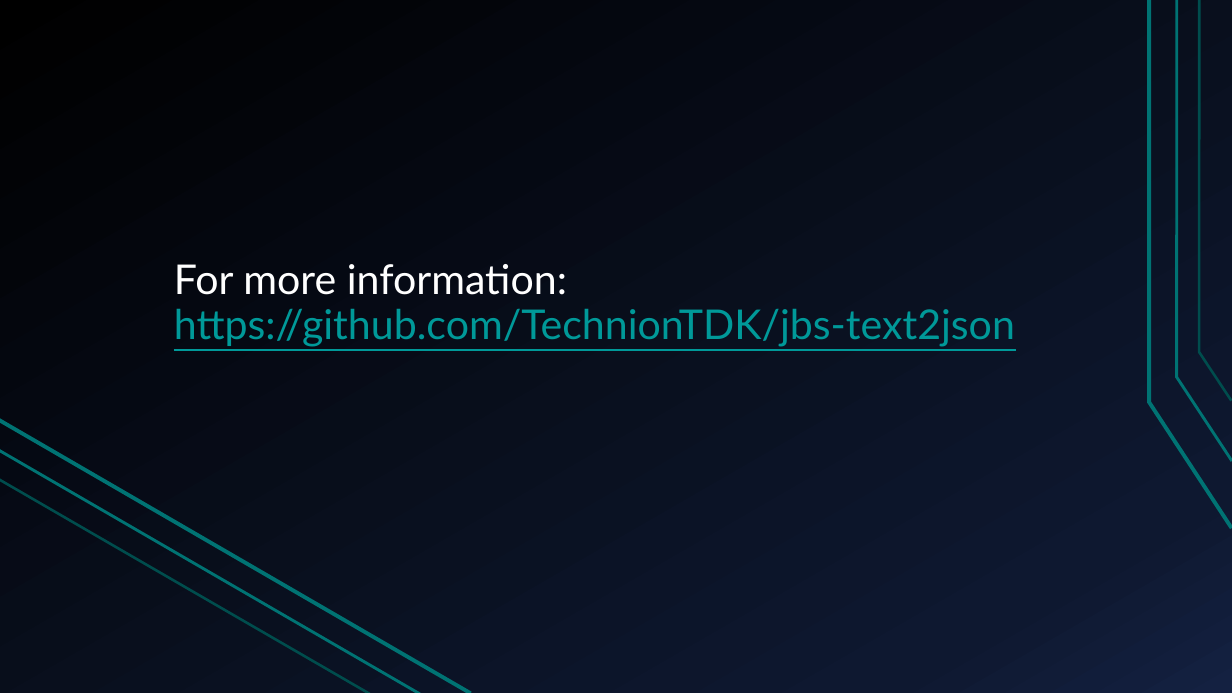
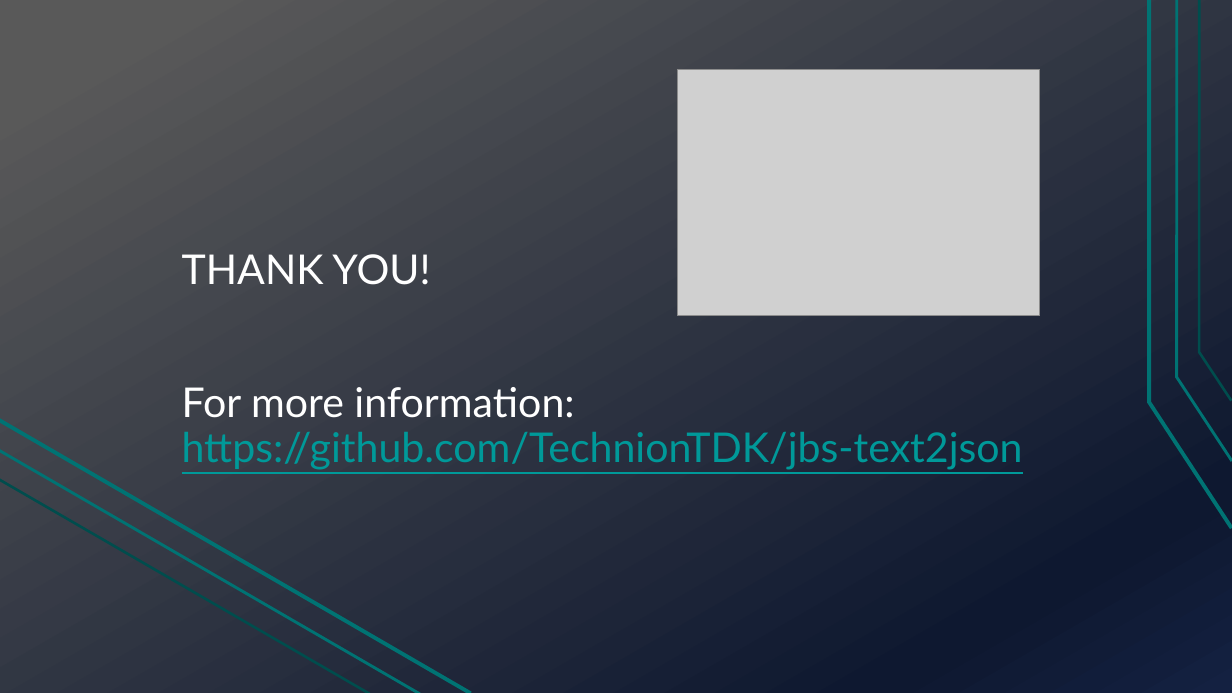
Before and after one commit to TechnionTDK/jbs-text2json, a slide deck: slide 14 of Text2Json.pptx (slide 10 before the commit). Drawn at 1232x693 pixels with LibreOffice and Linux fonts; fonts in the diff are those of the drawing; grey boxes stand for pictures. Boxes give left, top, right and bottom in pixels: in the first picture for what was removed or moved away, otherwise in the second. Text is boxed around its words. In the diff, an @@ line names an element or a change of style, - is before the commit and + after.

Commit message:
ppt v2

```diff
--- a/Text2Json.pptx
+++ b/Text2Json.pptx
@@ background gradient #000000 to #0F1931 to #142242 to gradient #595959 to #0F1931 to #142242 @@
@@ picture added at [677,69,1040,316] @@
@@ title at [182,254,1023,470]: text changed @@
-For more information: https://github.com/TechnionTDK/jbs-text2json
+THANK YOU!
+For more information: https://github.com/TechnionTDK/jbs-text2json
```
Also in this commit, not shown: 9 other slides changed, 4 slides added.
